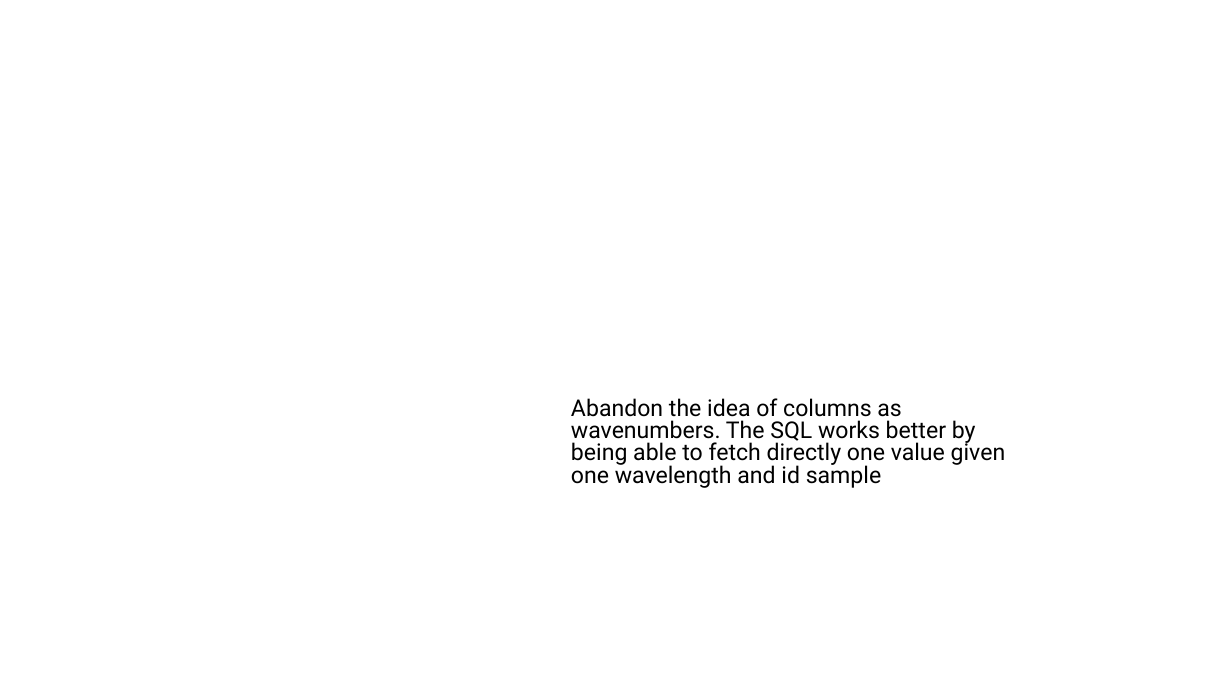
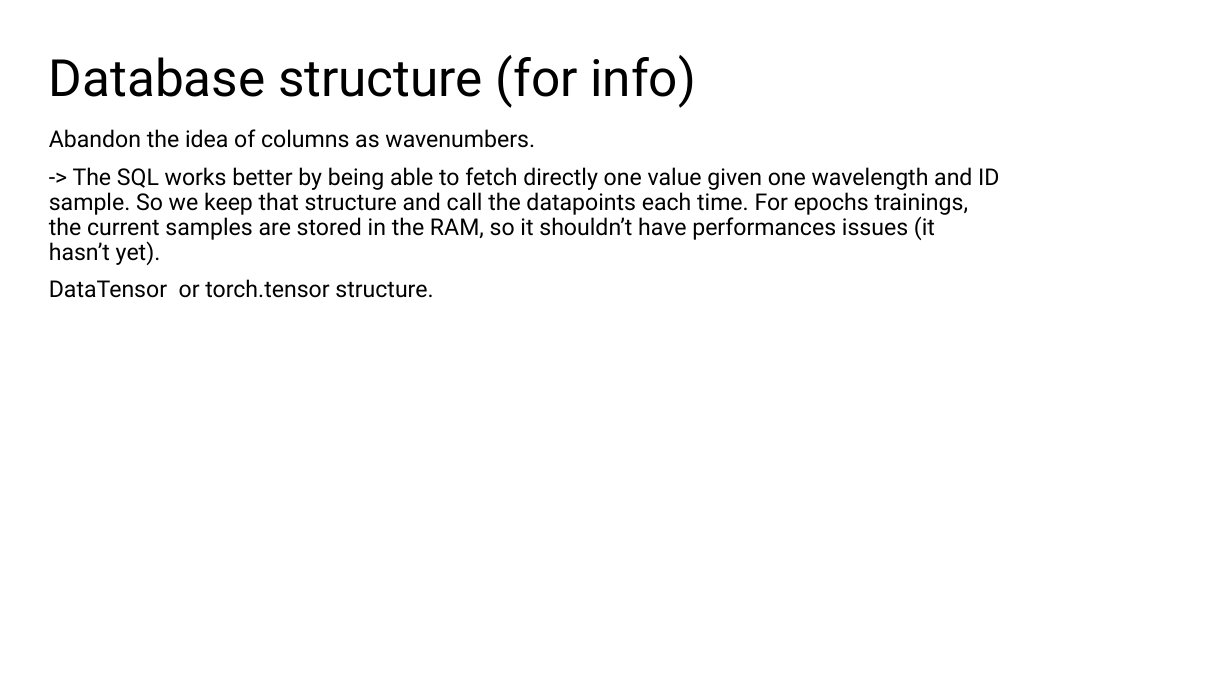
Before and after one commit to blichub/temp_raman_personal, a slide deck: slide 4 of raman_week8.pptx (slide 3 before the commit). Drawn at 1232x693 pixels with LibreOffice and Linux fonts; fonts in the diff are those of the drawing. Boxes give left, top, right and bottom in pixels: in the first picture for what was removed or moved away, otherwise in the second. Text is boxed around its words. In the diff, an @@ line names an element or a change of style, - is before the commit and + after.

```diff
--- a/raman_week8.pptx
+++ b/raman_week8.pptx
@@ title added at (49, 55, 696, 108), 40 pt, text #000000 @@
+Database structure (for info)
@@ text at (49, 129, 999, 298): text changed @@
-Abandon the idea of columns as wavenumbers. The SQL works better by being able to fetch directly one value given one wavelength and id sample
+Abandon the idea of columns as wavenumbers.
+-> The SQL works better by being able to fetch directly one value given one wavelength and ID sample. So we keep that structure and call the datapoints each time. For epochs trainings, the current samples are stored in the RAM, so it shouldn’t have performances issues (it hasn’t yet).
+DataTensor or torch.tensor structure.
```
Also in this commit, not shown: 1 other slide changed, 2 slides added, 10 other files.
